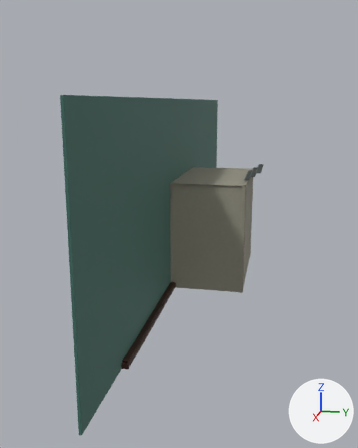
The Blender file tools/blender/estudiemos-architecture.blend: old version first, new version second.
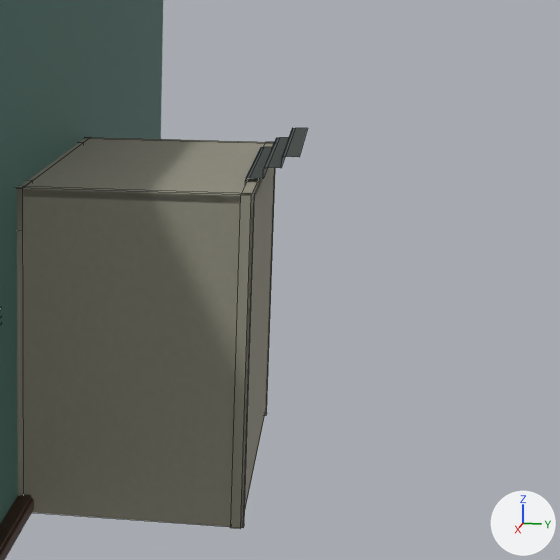
There are two pictures of each version: one whole from a 50 mm camera at (46.0, 9.1, 15.9) aimed at (0.8, 0.1, 4.6), one close up on the part from 46% to 96% of the width and 27% to 68% of the height. Arrows for +X, +Y and +Z are at lower right; the lights stay in place. The older version's two pictures come first. The close-ups show mesh edges as thin lines.

The first close-up shows 'Screen_AcousticBacker', 'Screen_Low_Console_Top', 'Shaft_BackClosure', 'Shaft_BackWall', 'Shaft_Ceiling', 'Shaft_FrontPierClosure_1', 'Shaft_SideClosure_-5.28', 'Shaft_SideClosure_5.28', 'Shaft_Side_5.28', 'StairFlight_Solid' and 3 more.
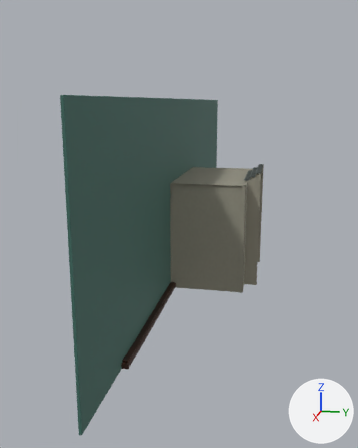
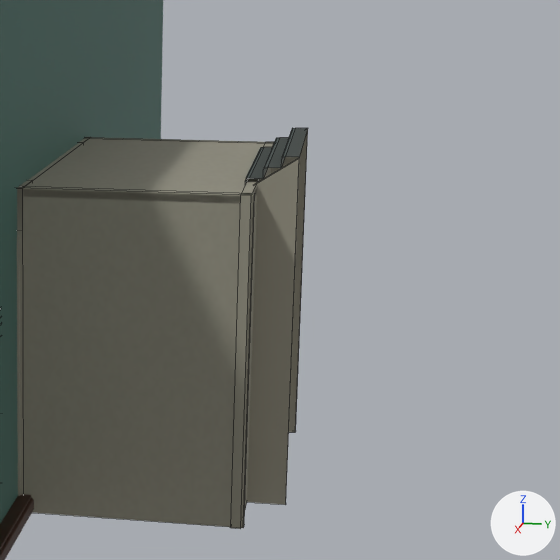
The change, as a diff of the scene's bpy script:
```diff
--- a/tools/blender/estudiemos-architecture.blend.py
+++ b/tools/blender/estudiemos-architecture.blend.py
@@ me_stairflight_sidesupport_1_mesh @@
+me_stairflight_sidesupport_1_mesh.from_pydata([(3.3, -7.7, 0.0), (3.3, 7.7, 0.0), (3.3, 7.7, 10.0), (3.5, -7.7, 0.0), (3.5, 7.7, 0.0), (3.5, 7.7, 10.0)], [], [(0, 2, 1), (3, 4, 5), (0, 1, 4, 3), (1, 2, 5, 4), (2, 0, 3, 5)])
+me_stairflight_sidesupport_1_mesh.materials.append(mat_plaster_softgrey)  # picture img_plaster_warm
@@ me_stairflight_sidesupport__1_mesh @@
+me_stairflight_sidesupport__1_mesh.from_pydata([(-3.5, -7.7, 0.0), (-3.5, 7.7, 0.0), (-3.5, 7.7, 10.0), (-3.3, -7.7, 0.0), (-3.3, 7.7, 0.0), (-3.3, 7.7, 10.0)], [], [(0, 2, 1), (3, 4, 5), (0, 1, 4, 3), (1, 2, 5, 4), (2, 0, 3, 5)])
+me_stairflight_sidesupport__1_mesh.materials.append(mat_plaster_softgrey)  # picture img_plaster_warm
@@ ob_stairflight_sidesupport_1 @@
+ob_stairflight_sidesupport_1 = bpy.data.objects.new('StairFlight_SideSupport_1', me_stairflight_sidesupport_1_mesh)
+ob_stairflight_sidesupport_1.location = (0.0, 0.0, 0.0)
@@ ob_stairflight_sidesupport__1 @@
+ob_stairflight_sidesupport__1 = bpy.data.objects.new('StairFlight_SideSupport_-1', me_stairflight_sidesupport__1_mesh)
+ob_stairflight_sidesupport__1.location = (0.0, 0.0, 0.0)
```

Pixel boxes [x1, y1, x2, y2] of what changed, in the close-ups (560 x 560 px):
'StairFlight_SideSupport_1', added
    after: [247, 158, 299, 505]
'StairFlight_SideSupport_-1', added
    after: [271, 129, 308, 432]
'Shaft_BackWall', unchanged, covered by the edit
    before: [230, 168, 274, 526]
    after: [230, 168, 271, 526]
